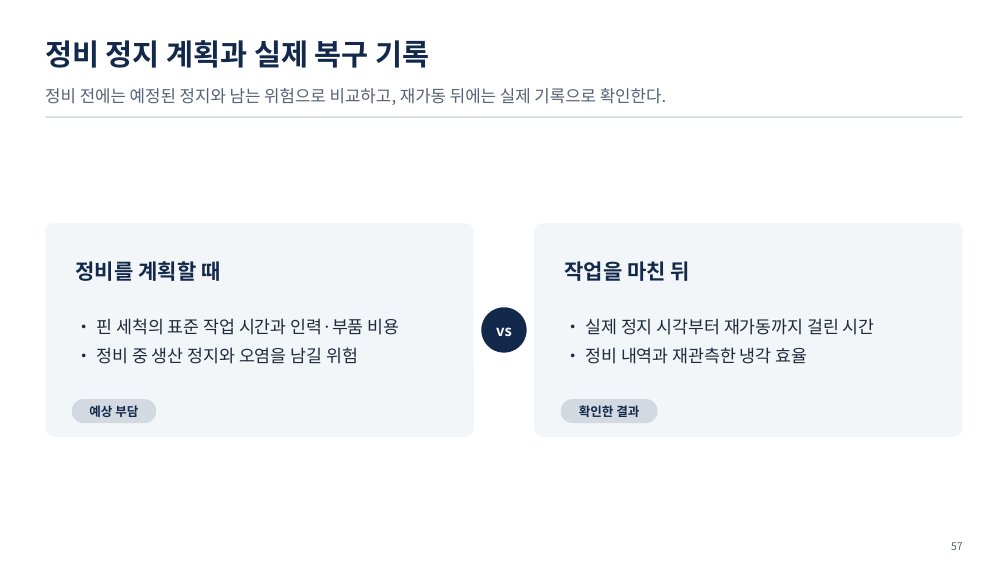
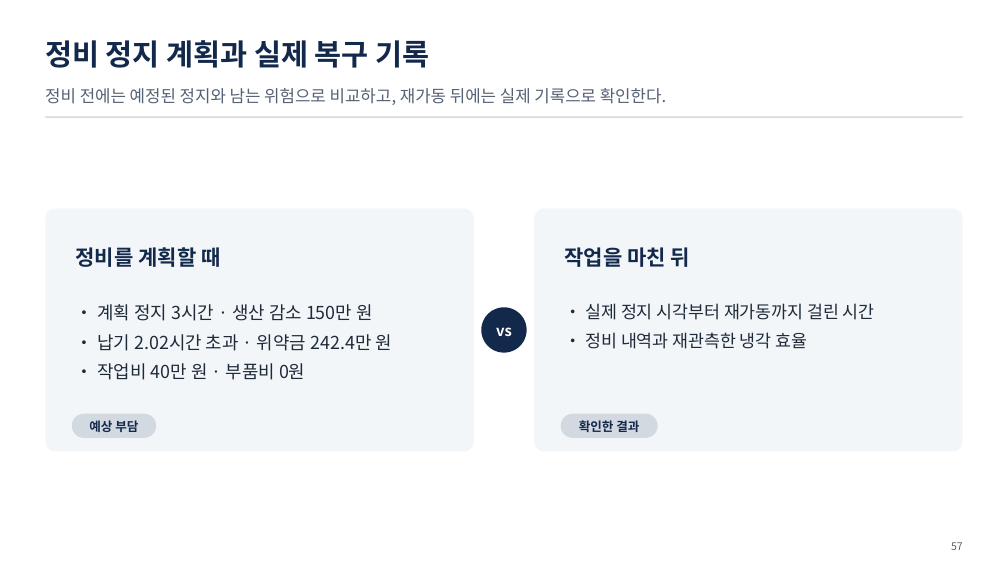
Before and after one commit to uengine-oss/hyd-iot-edu, a slide deck: slide 57 of workspace/강의제작/산출물/통합반/이론/03회차/통합반_03일차.pptx. Drawn at 1008x567 pixels with LibreOffice and Linux fonts; fonts in the diff are those of the drawing. Boxes give left, top, right and bottom in pixels: in the first picture for what was removed or moved away, otherwise in the second. Text is boxed around its words. In the diff, an @@ line names an element or a change of style, - is before the commit and + after.

Commit message:
통합반 3회차 42~62장 성과 비교 덱·낭독을 실제 원화 손익과 기준 렌더로 검토·수정

```diff
--- a/workspace/강의제작/산출물/통합반/이론/03회차/통합반_03일차.pptx
+++ b/workspace/강의제작/산출물/통합반/이론/03회차/통합반_03일차.pptx
@@ rounded rectangle: place and size @@
-rounded rectangle at <box>45,223,474,437</box>
+rounded rectangle at <box>45,209,474,451</box>
@@ rounded rectangle: place and size @@
-rounded rectangle at <box>535,223,963,437</box>
+rounded rectangle at <box>535,209,963,451</box>
@@ text "정비를 계획할 때": place and size @@
-text "정비를 계획할 때" at <box>75,261,220,281</box>
+text "정비를 계획할 때" at <box>75,247,220,267</box>
@@ text "작업을 마친 뒤": place and size @@
-text "작업을 마친 뒤" at <box>564,261,690,281</box>
+text "작업을 마친 뒤" at <box>564,247,690,267</box>
@@ text "• 실제 정지 시각부터 재가동까지 ...": place and size @@
-text "• 실제 정지 시각부터 재가동까지 ..." at <box>585,318,875,364</box>
+text "• 실제 정지 시각부터 재가동까지 ..." at <box>585,303,875,349</box>
@@ text at <box>97,304,392,380</box>: text changed; size 16.5 to 17 pt @@
-• 핀 세척의 표준 작업 시간과 인력·부품 비용
-• 정비 중 생산 정지와 오염을 남길 위험
+• 계획 정지 3시간 · 생산 감소 150만 원
+• 납기 2.02시간 초과 · 위약금 242.4만 원
+• 작업비 40만 원 · 부품비 0원
@@ 2 texts, 2 rounded rectangles: place and size @@
-2 texts, 2 rounded rectangles at <box>72,399,658,423</box>
+2 texts, 2 rounded rectangles at <box>72,414,658,438</box>
```
Also in this commit, not shown: 12 other slides changed, 35 other files.
